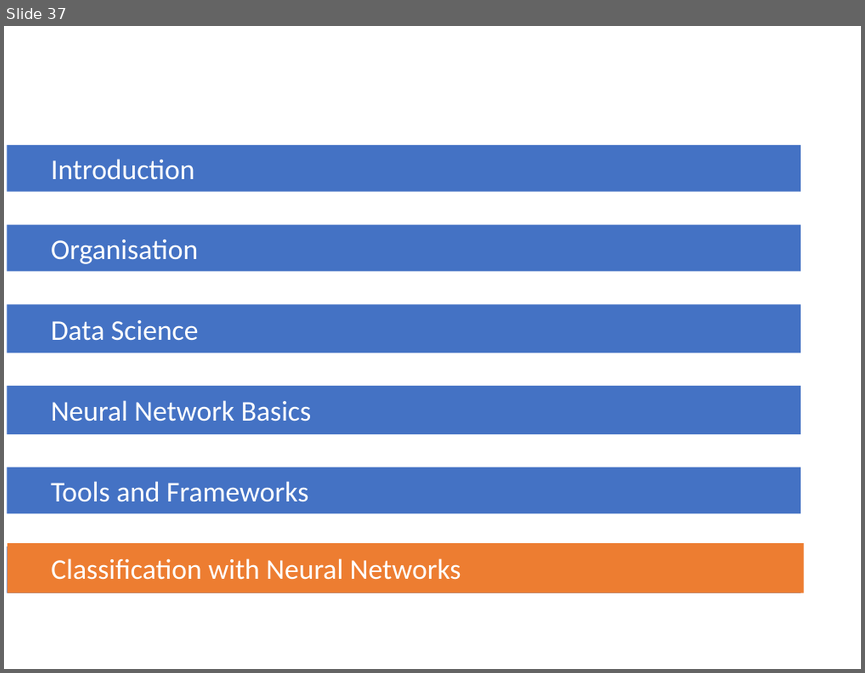
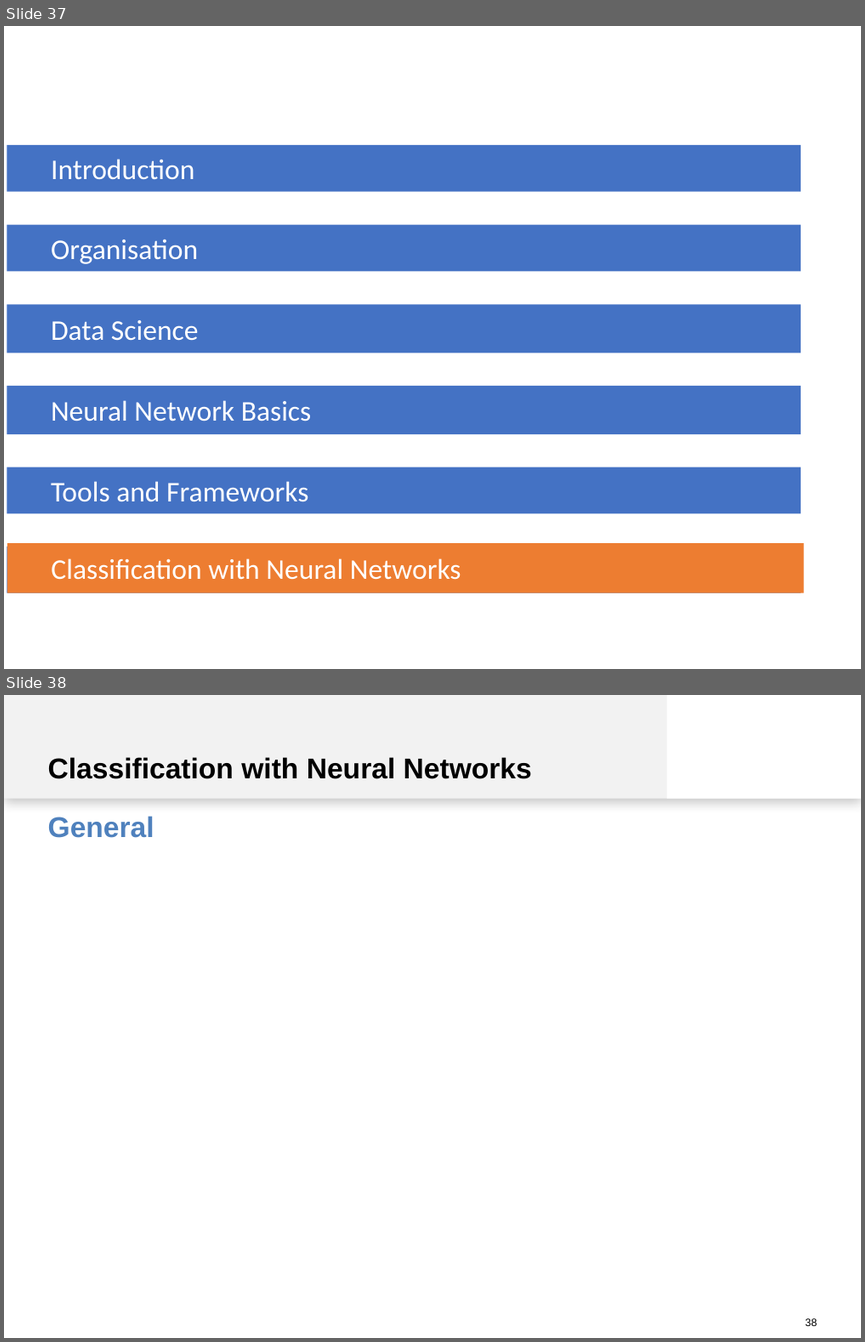
Before and after one commit to spinfo/LSS_DLwithText, a slide deck: docs/introduction.pptx. Shown one above the other, each under a label of ours: slide 37 before the commit, slides 37 and 38 after it. The pictures are 865x673 and 865x1342 pixels, drawn with LibreOffice and Linux fonts; fonts in the diff are those of the drawing. Boxes give left, top, right and bottom in pixels: in the first picture for what was removed or moved away, otherwise in the second. Text is boxed around its words. In the diff, an @@ line names an element or a change of style, - is before the commit and + after.

```diff
--- a/docs/introduction.pptx
+++ b/docs/introduction.pptx
@@ slide 38 added at (x1=4, y1=695, x2=861, y2=1338), background #FFFFFF @@
@@ rectangle added at (x1=4, y1=695, x2=861, y2=799), fill #F2F2F2 @@
@@ rectangle added at (x1=666, y1=695, x2=861, y2=799), fill #FFFFFF @@
@@ text added at (x1=48, y1=757, x2=532, y2=779), 24 pt, text #000000, bold @@
+Classification with Neural Networks
@@ text added at (x1=48, y1=816, x2=154, y2=838), 24 pt, text #4F81BD, bold @@
+General
@@ page number added at (x1=432, y1=1315, x2=817, y2=1328), 9 pt, text #000000 @@
+38
```
Also in this commit, not shown: 4 slides changed.
